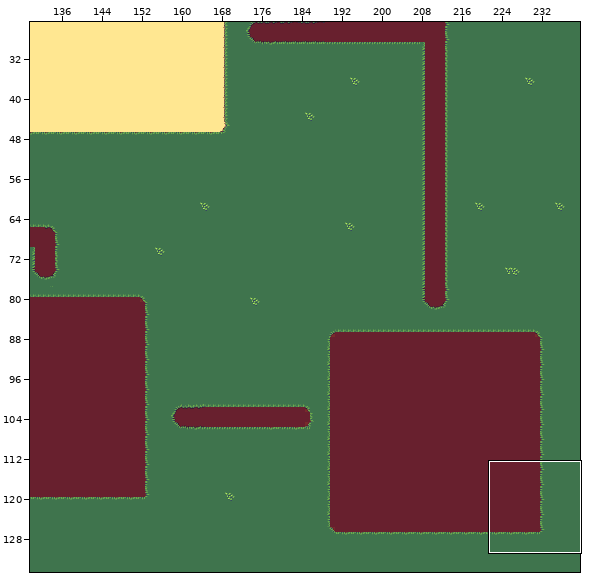
Tiled map (JSON) -- assets/Tilemaps/bgmap2.json. Above, an overview of the earlier version with the close-up marked.
Close-up. Old version:
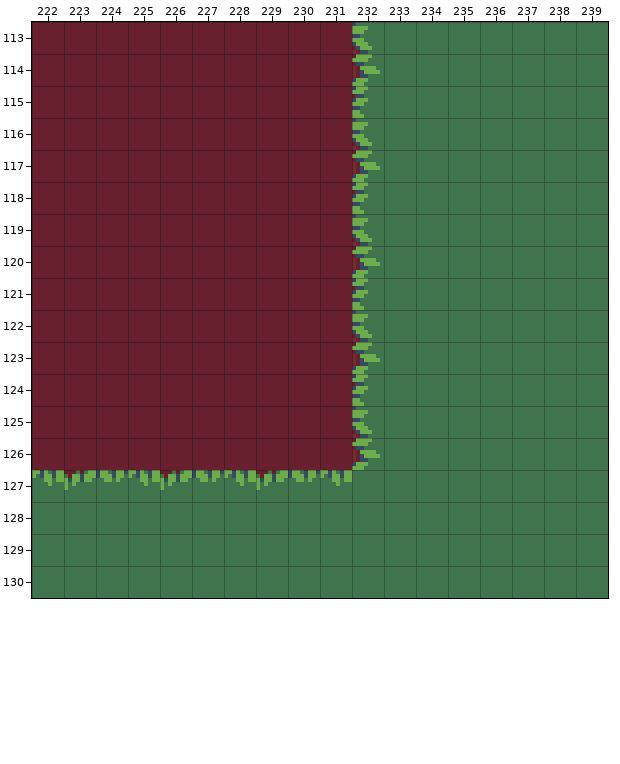
Cells are 8x8 px. Shown: x 222..239, y 113..130. The commit also changed other parts of the map, which this record leaves out.
The same view after the edit:
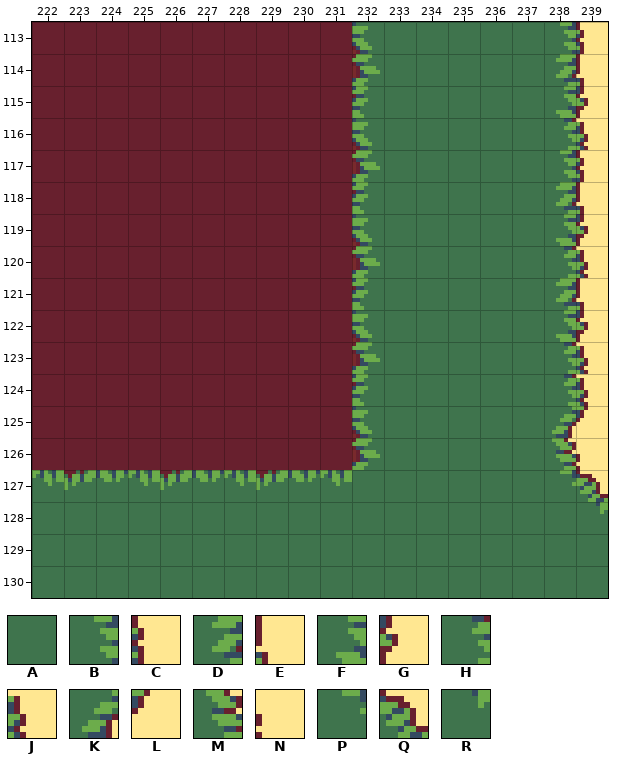
Key: from "sheet": A 0, B 768, C 769, D 816, E 817, F 864, G 865, H 912, J 913, K 960, L 961, M 1008, N 1009, P 1056, Q 1057, R 1105.
_ is an empty cell.
What changed:
Layer "Below":
Tile B replaces tile A in row 113 at x 238; in row 117 at x 238.
Tile C replaces tile A in row 113 at x 239; in row 117 at x 239.
Tile D replaces tile A in row 114 at x 238; in row 118 at x 238; in row 121 at x 238.
Tile E replaces tile A in row 114 at x 239; in row 118 at x 239; in row 121 at x 239.
Tile F replaces tile A in row 115 at x 238; in row 119 at x 238; in row 122 at x 238.
Tile G replaces tile A in row 115 at x 239; in row 119 at x 239; in row 122 at x 239.
Tile H replaces tile A in row 116 at x 238; in row 120 at x 238; in rows 123 to 124 at x 238.
Tile J replaces tile A in row 116 at x 239; in row 120 at x 239; in rows 123 to 124 at x 239.
Tile K replaces tile A in row 125 at x 238.
Tile L replaces tile A in row 125 at x 239.
Tile M replaces tile A in row 126 at x 238.
Tile N replaces tile A in row 126 at x 239.
Tile P replaces tile A in row 127 at x 238.
Tile Q replaces tile A in row 127 at x 239.
Tile R replaces tile A in row 128 at x 239.
Boxes around the changes in both close-ups, in picture pixels (x1, y1, x2, y2):
changed: (552, 22, 608, 514)
